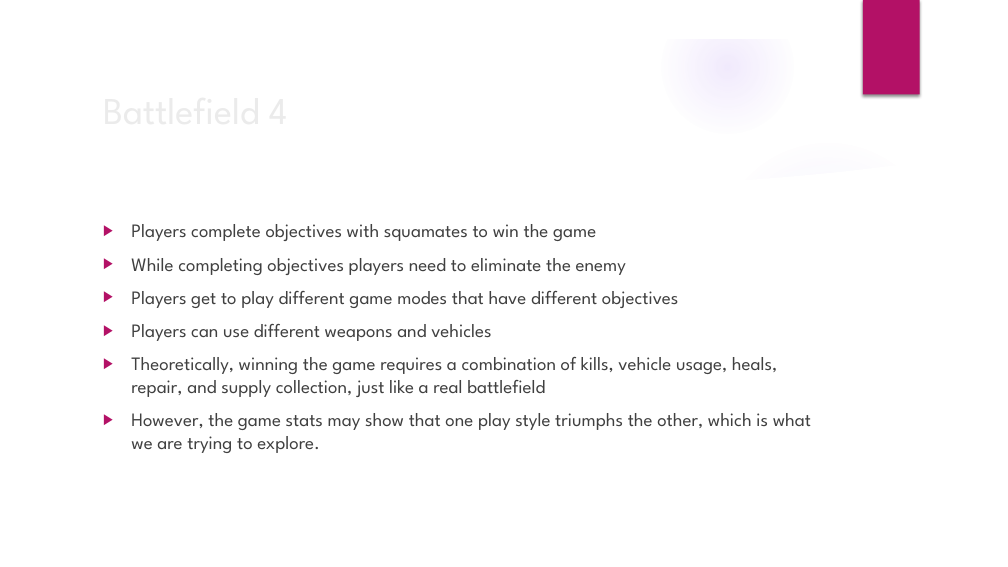
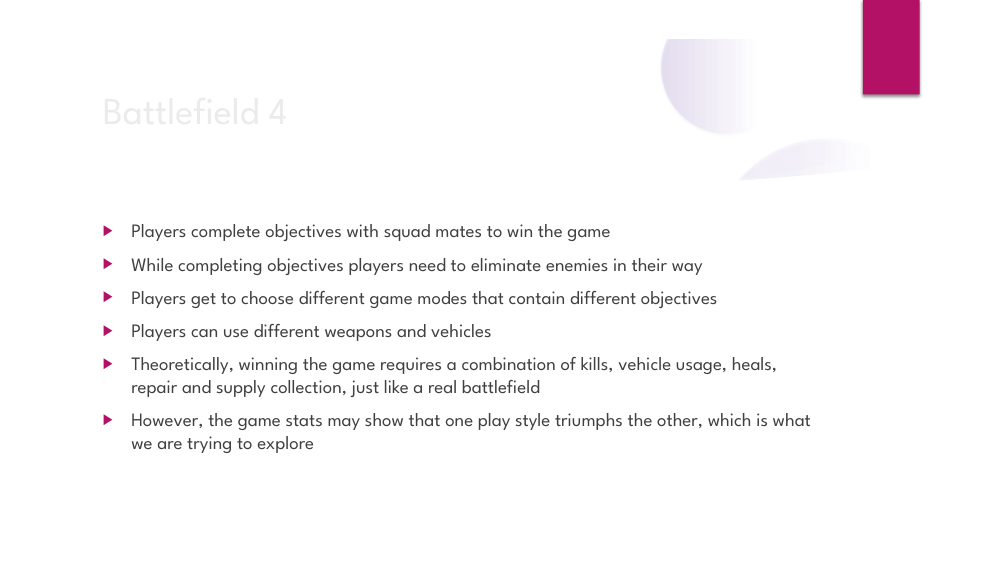
Before and after one commit to arclightspanner/Data_Science_Bootcamp_2019, a slide deck: slide 3 of Data Story Telling.pptx. Drawn at 1008x567 pixels with LibreOffice and Linux fonts; fonts in the diff are those of the drawing; background and template pictures are left out. Boxes give left, top, right and bottom in pixels: in the first picture for what was removed or moved away, otherwise in the second. Text is boxed around its words. In the diff, an @@ line names an element or a change of style, - is before the commit and + after.

```diff
--- a/Data Story Telling.pptx
+++ b/Data Story Telling.pptx
@@ shadow on in 4 elements at (0, 221, 346, 567), (0, 240, 195, 435), (712, 138, 944, 371), (662, 1, 794, 133) @@
@@ freeform shape at (38, 154, 970, 529): outline redrawn @@
@@ text at (131, 224, 718, 308): text changed @@
-▶ Players complete objectives with squamates to win the game
-▶ While completing objectives players need to eliminate the enemy
-▶ Players get to play different game modes that have different objectives
+▶ Players complete objectives with squad mates to win the game
+▶ While completing objectives players need to eliminate enemies in their way
+▶ Players get to choose different game modes that contain different objectives
@@ text at (131, 324, 491, 341): indent changed @@
@@ text at (131, 357, 811, 453): text changed @@
-▶ Theoretically, winning the game requires a combination of kills, vehicle usage, heals, repair, and supply collection, just like a real battlefield
-▶ However, the game stats may show that one play style triumphs the other, which is what we are trying to explore.
+▶ Theoretically, winning the game requires a combination of kills, vehicle usage, heals, repair and supply collection, just like a real battlefield
+▶ However, the game stats may show that one play style triumphs the other, which is what we are trying to explore
```
Also in this commit, not shown: 18 other slides changed.
